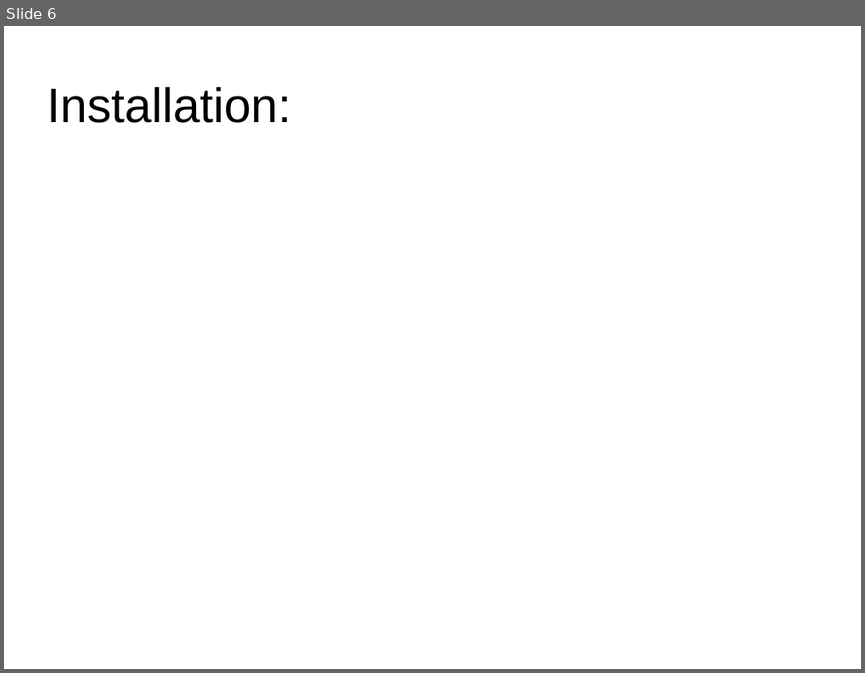
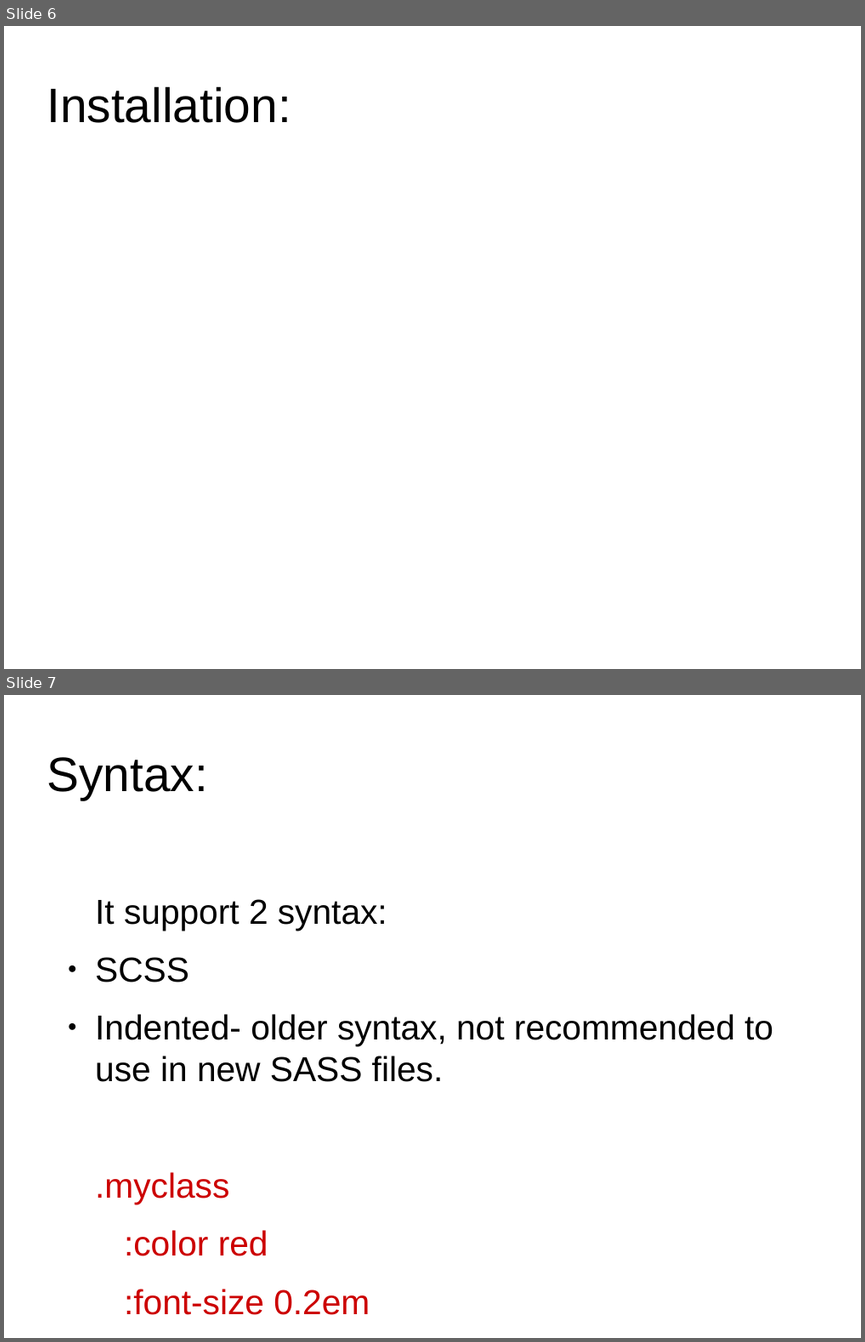
Before and after one commit to anumsh/SASS-Basics, a slide deck: SASS_basics.odp. Shown one above the other, each under a label of ours: slide 6 before the commit, slides 6 and 7 after it. The pictures are 865x673 and 865x1342 pixels, drawn with LibreOffice and Linux fonts; fonts in the diff are those of the drawing; background and template pictures are left out. Boxes give left, top, right and bottom in pixels: in the first picture for what was removed or moved away, otherwise in the second. Text is boxed around its words. In the diff, an @@ line names an element or a change of style, - is before the commit and + after.

Commit message:
feat:Sass syntax

```diff
--- a/SASS_basics.odp
+++ b/SASS_basics.odp
@@ slide 7 added at (4, 695, 861, 1338), background #FFFFFF @@
@@ title added at (46, 757, 207, 800), 44.8 pt, text #000000 @@
+Syntax:
@@ text added at (95, 899, 773, 1315), 32.1 pt, text #000000 @@
+It support 2 syntax:
+● SCSS
+● Indented- older syntax, not recommended to use in new SASS files.
+.myclass
+:color red
+:font-size 0.2em
```
